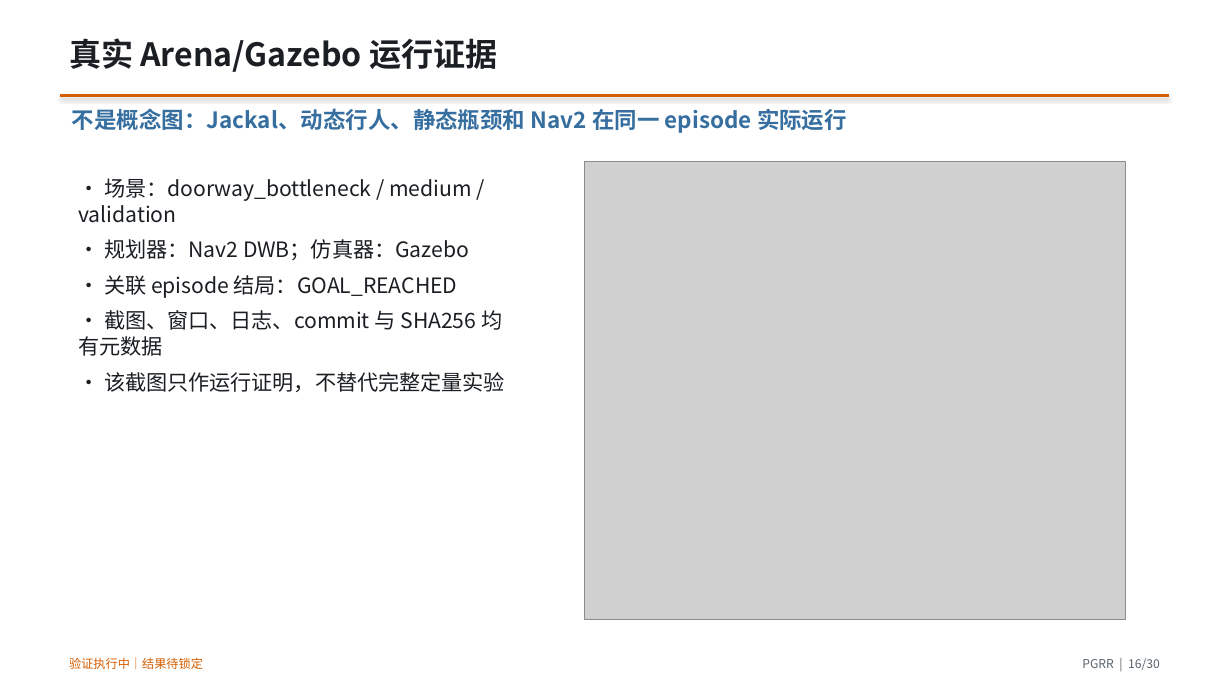
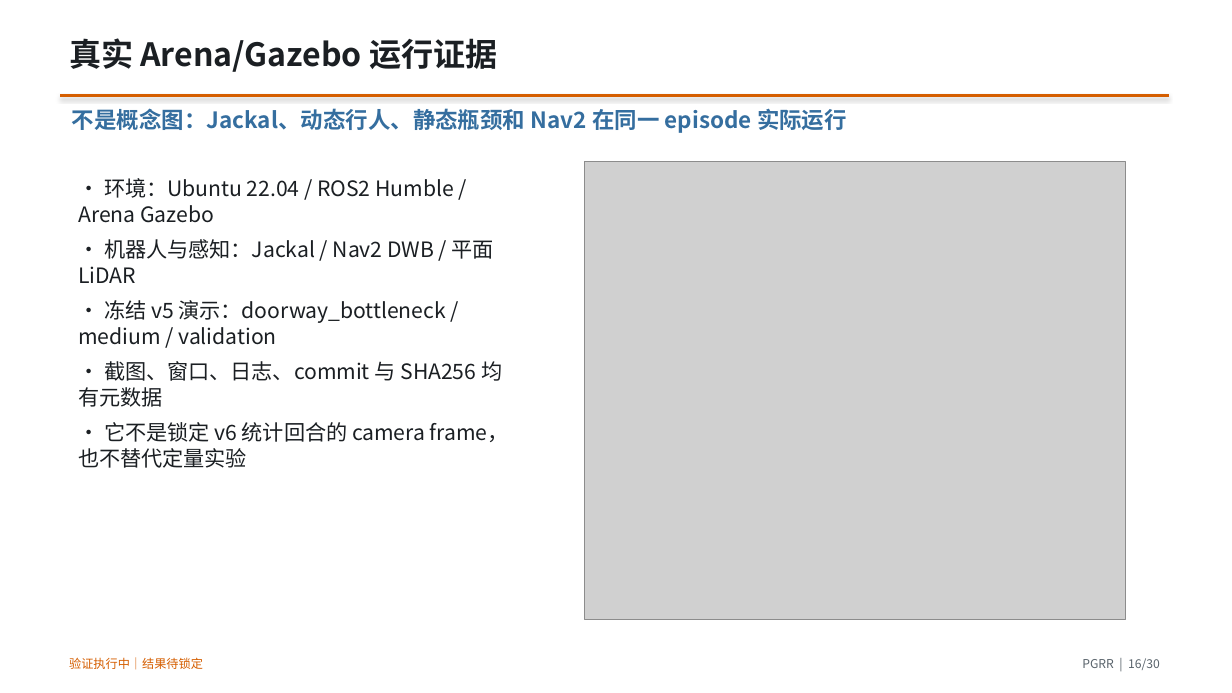
Before and after one commit to CC-robotics/PGRR, a slide deck: slide 16 of presentation/PGRR_report_zh.pptx. Drawn at 1232x693 pixels with LibreOffice and Linux fonts; fonts in the diff are those of the drawing; grey boxes stand for pictures. Boxes give left, top, right and bottom in pixels: in the first picture for what was removed or moved away, otherwise in the second. Text is boxed around its words. In the diff, an @@ line names an element or a change of style, - is before the commit and + after.

```diff
--- a/presentation/PGRR_report_zh.pptx
+++ b/presentation/PGRR_report_zh.pptx
@@ text at <box>78,178,494,345</box>: text changed @@
-• 场景：doorway_bottleneck / medium / validation
-• 规划器：Nav2 DWB；仿真器：Gazebo
-• 关联 episode 结局：GOAL_REACHED
+• 环境：Ubuntu 22.04 / ROS2 Humble / Arena Gazebo
+• 机器人与感知：Jackal / Nav2 DWB / 平面 LiDAR
+• 冻结 v5 演示：doorway_bottleneck / medium / validation
@@ text at <box>78,422,509,468</box>: text changed @@
-• 该截图只作运行证明，不替代完整定量实验
+• 它不是锁定 v6 统计回合的 camera frame，也不替代定量实验
```
Also in this commit, not shown: 5 other slides changed, 17 other files.
